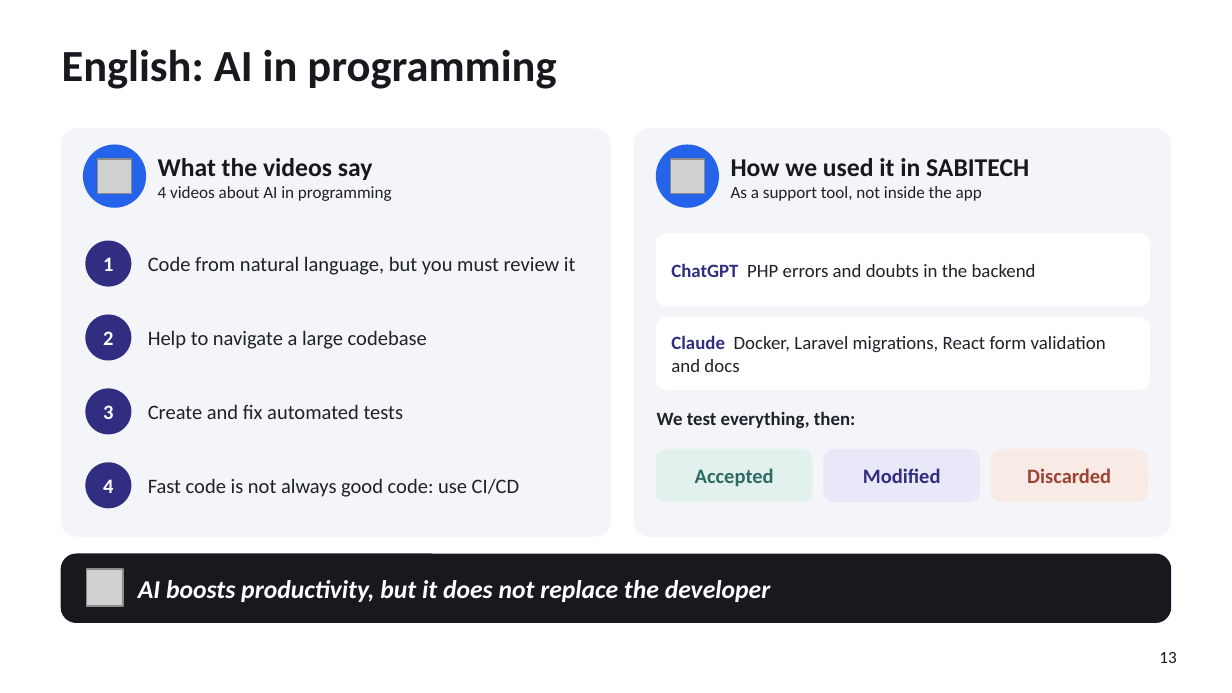
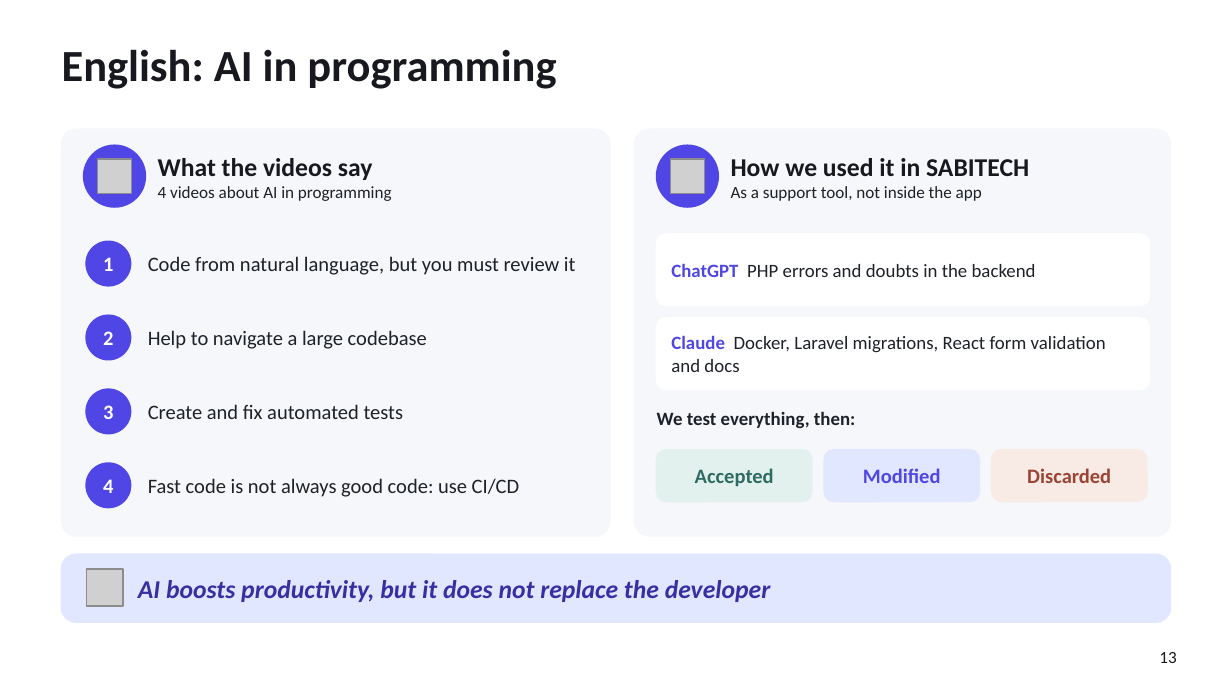
Before and after one commit to pablopedron/SABITECH, a slide deck: slide 13 of documents/Presentacion/07_2_DAW_Intermodular_1Evaluacion_SABITECH_WEB_Presentacion.pptx. Drawn at 1232x693 pixels with LibreOffice and Linux fonts; fonts in the diff are those of the drawing; grey boxes stand for pictures; background and template pictures are left out. Boxes give left, top, right and bottom in pixels: in the first picture for what was removed or moved away, otherwise in the second. Text is boxed around its words. In the diff, an @@ line names an element or a change of style, - is before the commit and + after.

```diff
--- a/documents/Presentacion/07_2_DAW_Intermodular_1Evaluacion_SABITECH_WEB_Presentacion.pptx
+++ b/documents/Presentacion/07_2_DAW_Intermodular_1Evaluacion_SABITECH_WEB_Presentacion.pptx
@@ rounded rectangle at [62,129,610,536]: fill #F4F5F8 to #F5F7FB; outline #F4F5F8 1 pt to #F5F7FB 1 pt @@
@@ ellipse at [84,145,145,207]: fill #2563EB to #4F46E5; outline #2563EB 1 pt to #4F46E5 1 pt @@
@@ rounded rectangle at [634,129,1170,536]: fill #F4F5F8 to #F5F7FB; outline #F4F5F8 1 pt to #F5F7FB 1 pt @@
@@ ellipse at [657,145,718,207]: fill #2563EB to #4F46E5; outline #2563EB 1 pt to #4F46E5 1 pt @@
@@ text "ChatGPT PHP errors and doubts ..." at [671,264,1036,277]: text colour #312E81 to #4F46E5 in "ChatGPT" @@
@@ text "Claude Docker, Laravel migrations, React ..." at [671,336,1106,372]: text colour #312E81 to #4F46E5 in "Claude" @@
@@ fill #312E81 to #4F46E5; outline #312E81 1 pt to #4F46E5 1 pt in 4 elements at [86,241,131,286], [86,315,131,360], [86,389,131,434], [86,463,131,508] @@
@@ text "Modified" at [863,468,941,483]: text colour #312E81 to #4F46E5 @@
@@ rounded rectangle at [824,450,979,501]: fill #E9E8F8 to #E0E7FF; outline #E9E8F8 1 pt to #E0E7FF 1 pt @@
@@ rounded rectangle at [62,554,1170,622]: fill #17191F to #E0E7FF; outline #17191F 1 pt to #E0E7FF 1 pt @@
@@ text "AI boosts productivity, but it ..." at [138,580,771,602]: text colour #FFFFFF to #3730A3 @@
```
Also in this commit, not shown: 14 other slides changed.
